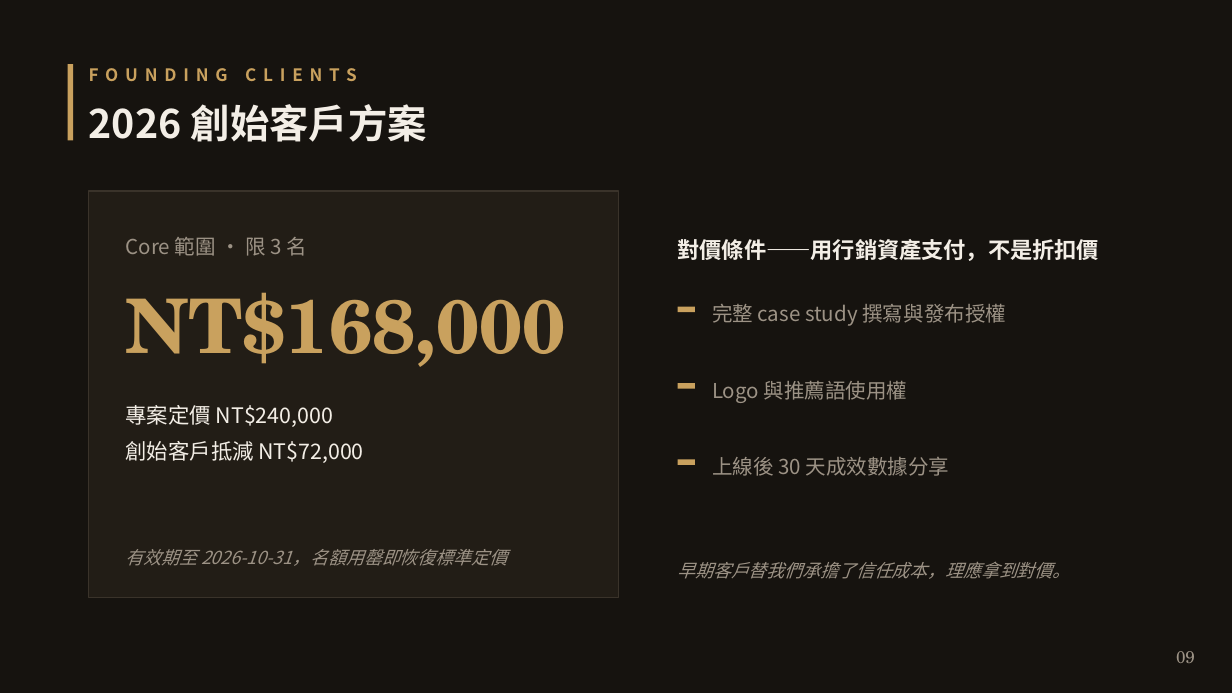
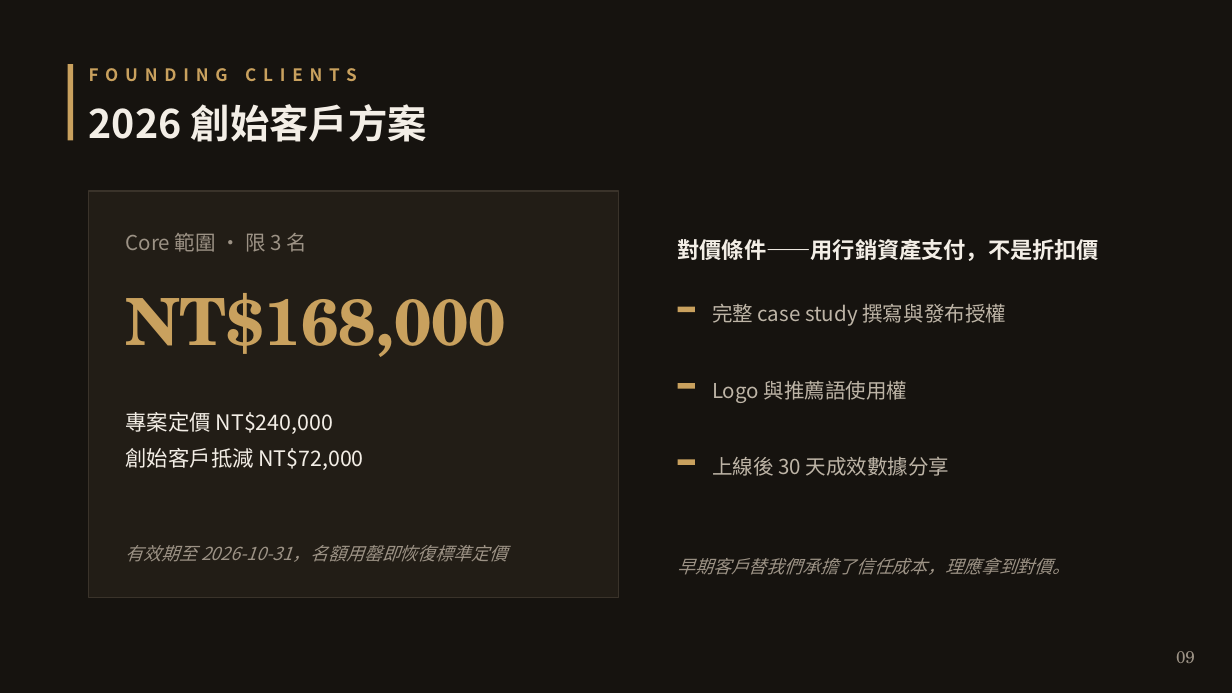
Before and after one commit to HarryFan/claude-mobile, a slide deck: slide 9 of brag-output/sales-kit/sales-kit-deck.pptx. Drawn at 1232x693 pixels with LibreOffice and Linux fonts; fonts in the diff are those of the drawing. Boxes give left, top, right and bottom in pixels: in the first picture for what was removed or moved away, otherwise in the second. Text is boxed around its words. In the diff, an @@ line names an element or a change of style, - is before the commit and + after.

```diff
--- a/brag-output/sales-kit/sales-kit-deck.pptx
+++ b/brag-output/sales-kit/sales-kit-deck.pptx
@@ text "NT$168,000" at (126,293,507,357): size 44 to 38 pt @@
@@ text "專案定價 NT$240,000": place and size @@
-text "專案定價 NT$240,000" at (126,405,364,463)
+text "專案定價 NT$240,000" at (126,412,364,470)
@@ text colour #9C9285 to #BDB4A6 in 3 elements at (712,303,1006,326), (712,380,908,403), (712,457,950,476) @@
@@ 3 texts: place and size @@
-3 texts at (126,237,1071,579)
+3 texts at (126,233,1071,575)
```
Also in this commit, not shown: 9 other slides changed.
